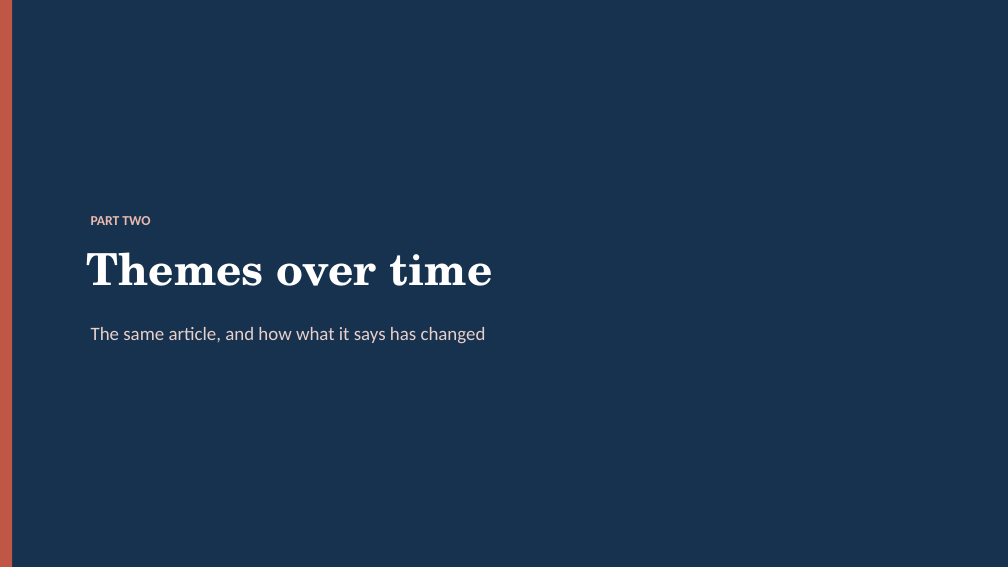
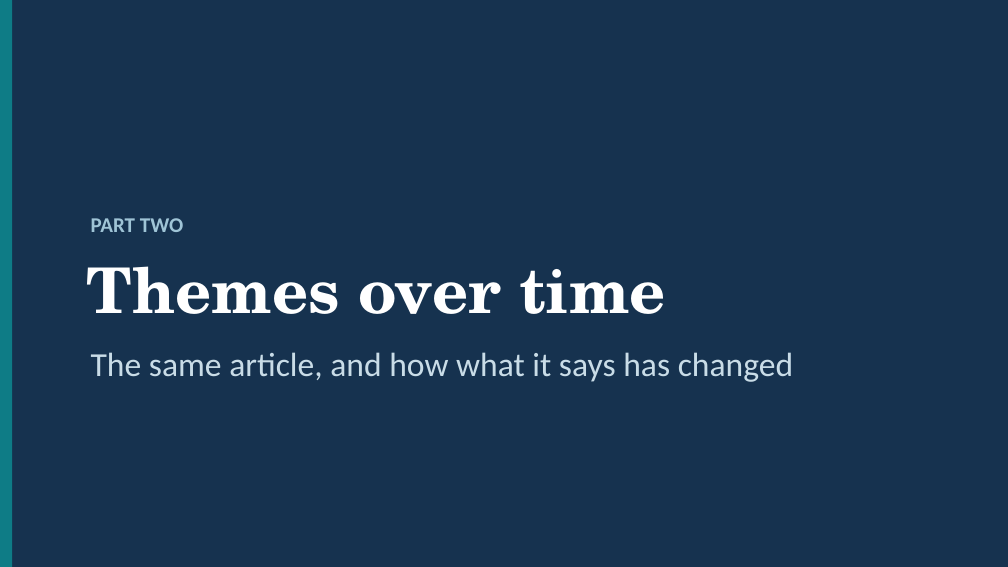
Before and after one commit to smalljosephd/SICSS-Nigeria-2026_LLM_Viz_R, a slide deck: slide 16 of slides/SICSS_LLM_Visualization_Session.pptx. Drawn at 1008x567 pixels with LibreOffice and Linux fonts; fonts in the diff are those of the drawing. Boxes give left, top, right and bottom in pixels: in the first picture for what was removed or moved away, otherwise in the second. Text is boxed around its words. In the diff, an @@ line names an element or a change of style, - is before the commit and + after.

```diff
--- a/slides/SICSS_LLM_Visualization_Session.pptx
+++ b/slides/SICSS_LLM_Visualization_Session.pptx
@@ rectangle at (x1=0, y1=0, x2=12, y2=567): fill #C05746 to #0E7C86 @@
@@ text "PART TWO" at (x1=91, y1=218, x2=183, y2=232): size 13 to 20 pt, text colour #E8B9AE to #9FC4D6 @@
@@ text "Themes over time" moved from (x1=87, y1=252, x2=492, y2=286) to (x1=87, y1=266, x2=666, y2=314) @@
@@ text "Themes over time" at (x1=87, y1=266, x2=666, y2=314): size 42 to 60 pt @@
@@ text "The same article, and how ..." moved from (x1=91, y1=327, x2=486, y2=344) to (x1=91, y1=352, x2=793, y2=382) @@
@@ text "The same article, and how ..." at (x1=91, y1=352, x2=793, y2=382): size 18 to 32 pt, text colour #E8CFC9 to #C9DCE7 @@
```
Also in this commit, not shown: 23 other slides changed, 3 other files.
